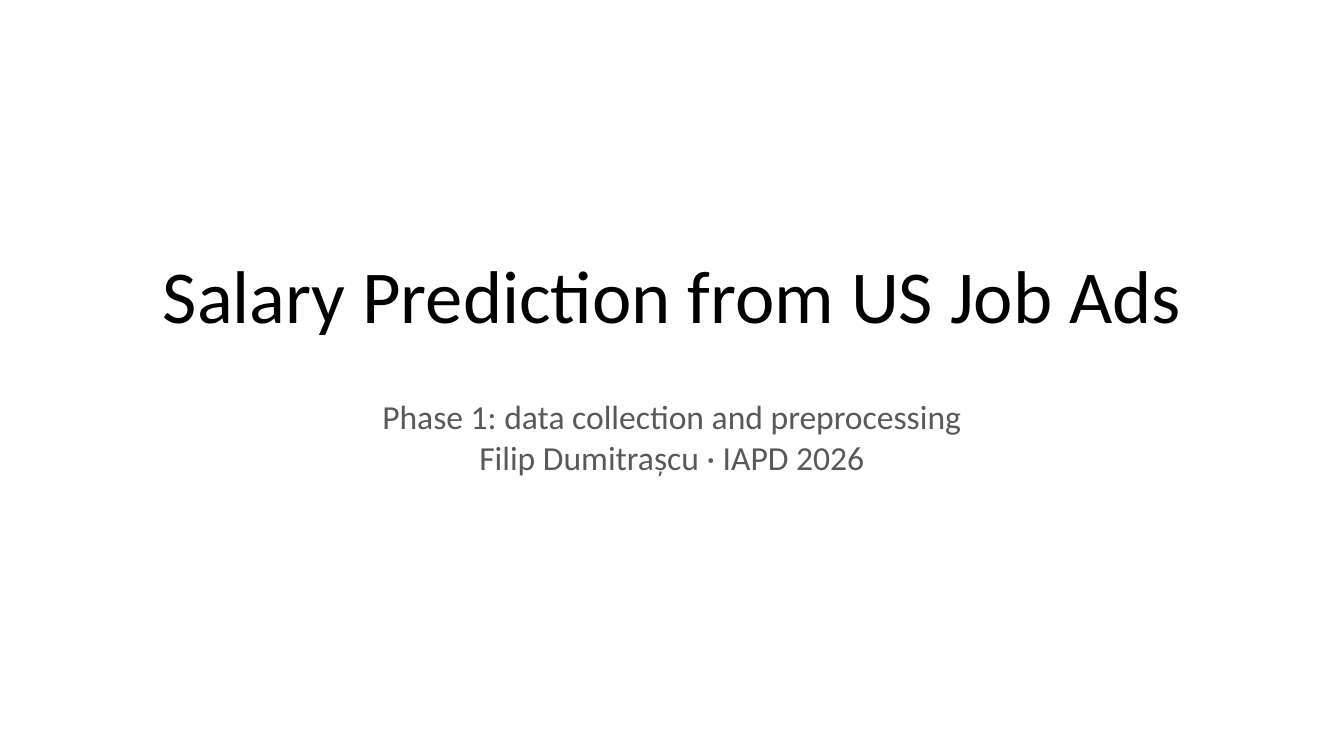
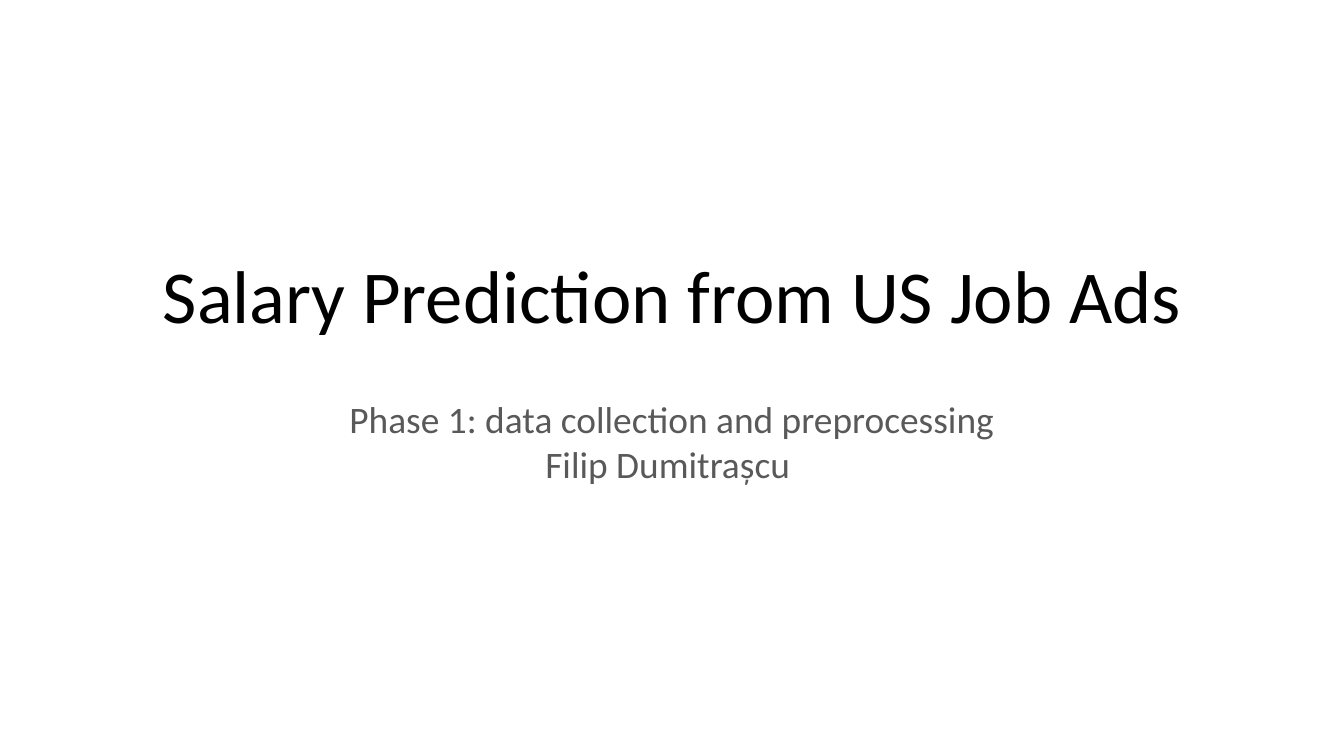
Before and after one commit to filipdumitrascu/salary_predictor, a slide deck: slide 1 of docs/ppt/phase1.pptx. Drawn at 1344x756 pixels with LibreOffice and Linux fonts; fonts in the diff are those of the drawing; background and template pictures are left out. Boxes give left, top, right and bottom in pixels: in the first picture for what was removed or moved away, otherwise in the second. Text is boxed around its words. In the diff, an @@ line names an element or a change of style, - is before the commit and + after.

```diff
--- a/docs/ppt/phase1.pptx
+++ b/docs/ppt/phase1.pptx
@@ text at (349, 407, 994, 440): size 18 to 20 pt in "Phase 1: data collection and preprocessing" @@
@@ text at (545, 452, 790, 485): text changed; size 18 to 20 pt @@
-Filip Dumitrașcu · IAPD 2026
+Filip Dumitrașcu
```
Also in this commit, not shown: 2 other slides changed.
